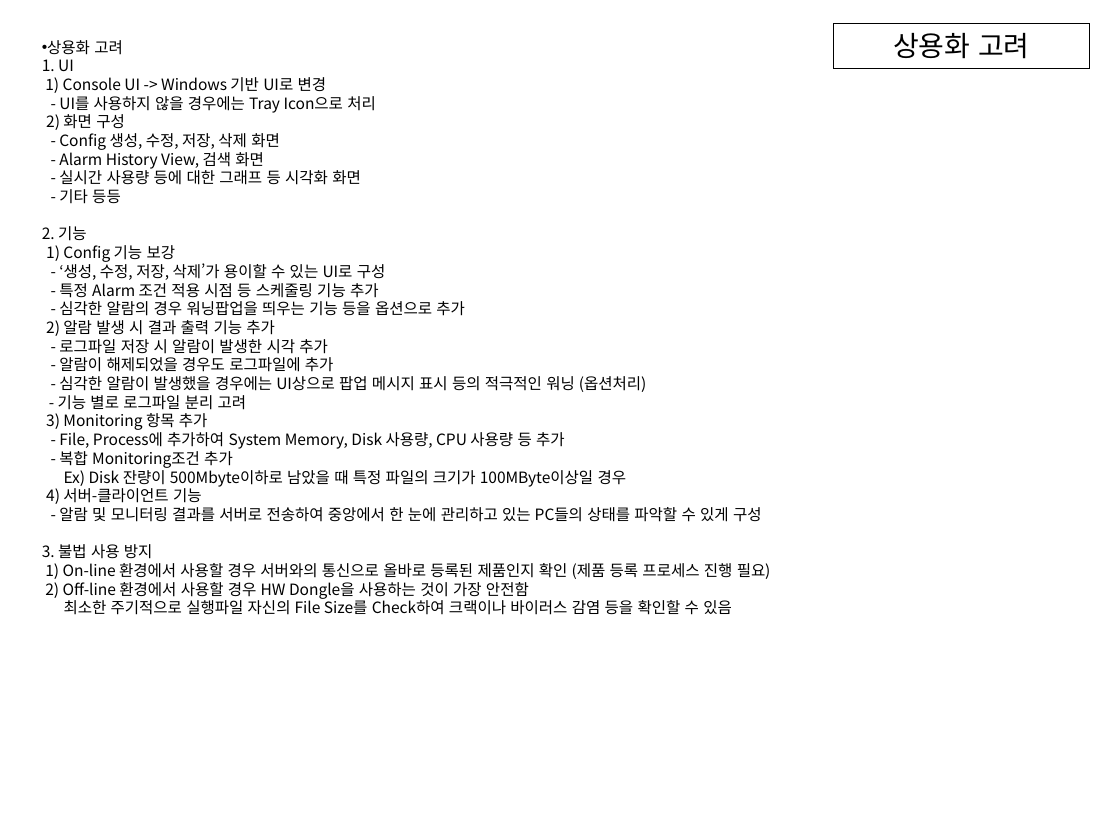
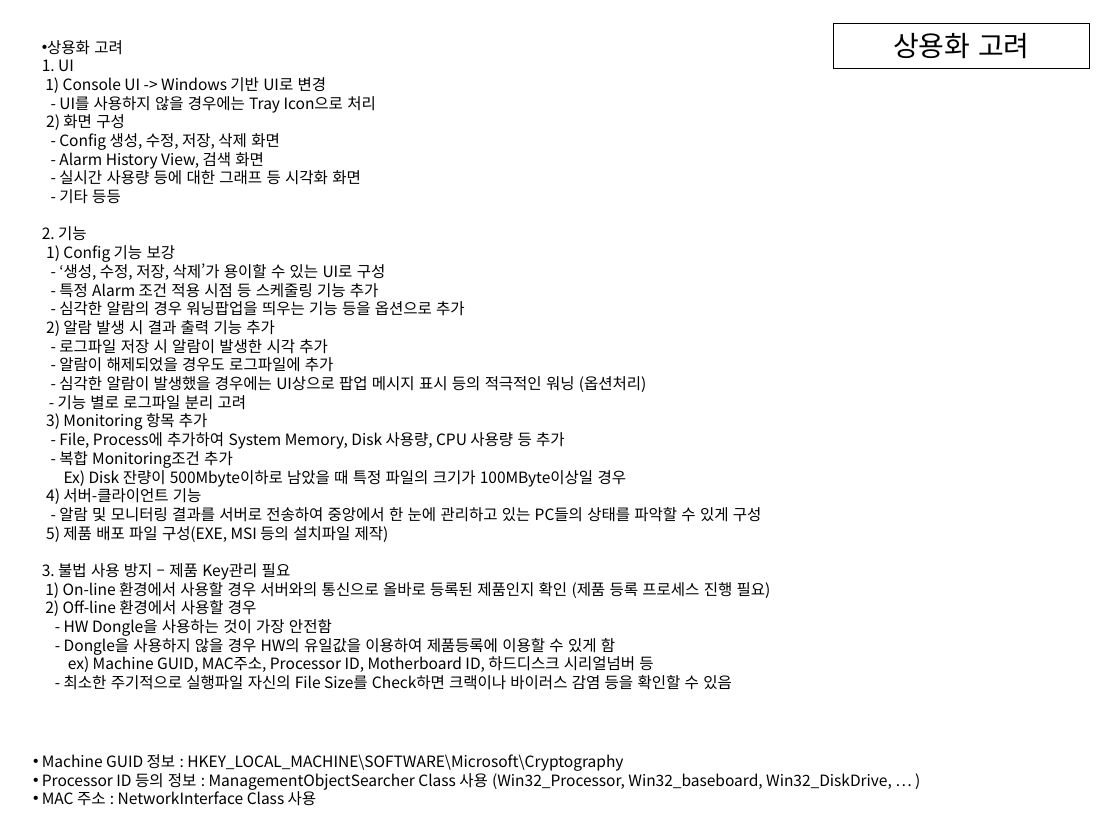
Before and after one commit to ambidext/CS_ConsoleGit, a slide deck: slide 13 of Monitoring/fc.pptx. Drawn at 1120x840 pixels with LibreOffice and Linux fonts; fonts in the diff are those of the drawing. Boxes give left, top, right and bottom in pixels: in the first picture for what was removed or moved away, otherwise in the second. Text is boxed around its words. In the diff, an @@ line names an element or a change of style, - is before the commit and + after.

```diff
--- a/Monitoring/fc.pptx
+++ b/Monitoring/fc.pptx
@@ text at box(42, 40, 771, 690): text changed @@
-• 상용화 고려
-  1. UI
-  1) Console UI -> Windows 기반 UI로 변경
-  - UI를 사용하지 않을 경우에는 Tray Icon으로 처리
-  2) 화면 구성
-  - Config 생성, 수정, 저장, 삭제 화면
-  - Alarm History View, 검색 화면
-  - 실시간 사용량 등에 대한 그래프 등 시각화 화면
-  - 기타 등등
-  2. 기능
-  1) Config 기능 보강
-  - ‘생성, 수정, 저장, 삭제’가 용이할 수 있는 UI로 구성
-  - 특정 Alarm 조건 적용 시점 등 스케줄링 기능 추가
-  - 심각한 알람의 경우 워닝팝업을 띄우는 기능 등을 옵션으로 추가
-  2) 알람 발생 시 결과 출력 기능 추가
-  - 로그파일 저장 시 알람이 발생한 시각 추가
-  - 알람이 해제되었을 경우도 로그파일에 추가
-  - 심각한 알람이 발생했을 경우에는 UI상으로 팝업 메시지 표시 등의 적극적인 워닝 (옵션처리)
-  - 기능 별로 로그파일 분리 고려
-  3) Monitoring 항목 추가
-  - File, Process에 추가하여 System Memory, Disk 사용량, CPU 사용량 등 추가
-  - 복합 Monitoring조건 추가
-  Ex) Disk 잔량이 500Mbyte이하로 남았을 때 특정 파일의 크기가 100MByte이상일 경우
-  4) 서버-클라이언트 기능
-  - 알람 및 모니터링 결과를 서버로 전송하여 중앙에서 한 눈에 관리하고 있는 PC들의 상태를 파악할 수 있게 구성
-3. 불법 사용 방지
-1) On-line 환경에서 사용할 경우 서버와의 통신으로 올바로 등록된 제품인지 확인 (제품 등록 프로세스 진행 필요)
-2) Off-line 환경에서 사용할 경우 HW Dongle을 사용하는 것이 가장 안전함
-최소한 주기적으로 실행파일 자신의 File Size를 Check하여 크랙이나 바이러스 감염 등을 확인할 수 있음
+• 상용화 고려
+  1. UI
+  1) Console UI -> Windows 기반 UI로 변경
+  - UI를 사용하지 않을 경우에는 Tray Icon으로 처리
+  2) 화면 구성
+  - Config 생성, 수정, 저장, 삭제 화면
+  - Alarm History View, 검색 화면
+  - 실시간 사용량 등에 대한 그래프 등 시각화 화면
+  - 기타 등등
+  2. 기능
+  1) Config 기능 보강
+  - ‘생성, 수정, 저장, 삭제’가 용이할 수 있는 UI로 구성
+  - 특정 Alarm 조건 적용 시점 등 스케줄링 기능 추가
+  - 심각한 알람의 경우 워닝팝업을 띄우는 기능 등을 옵션으로 추가
+  2) 알람 발생 시 결과 출력 기능 추가
+  - 로그파일 저장 시 알람이 발생한 시각 추가
+  - 알람이 해제되었을 경우도 로그파일에 추가
+  - 심각한 알람이 발생했을 경우에는 UI상으로 팝업 메시지 표시 등의 적극적인 워닝 (옵션처리)
+  - 기능 별로 로그파일 분리 고려
+  3) Monitoring 항목 추가
+  - File, Process에 추가하여 System Memory, Disk 사용량, CPU 사용량 등 추가
+  - 복합 Monitoring조건 추가
+  Ex) Disk 잔량이 500Mbyte이하로 남았을 때 특정 파일의 크기가 100MByte이상일 경우
+  4) 서버-클라이언트 기능
+  - 알람 및 모니터링 결과를 서버로 전송하여 중앙에서 한 눈에 관리하고 있는 PC들의 상태를 파악할 수 있게 구성
+  5) 제품 배포 파일 구성(EXE, MSI 등의 설치파일 제작)
+3. 불법 사용 방지 – 제품 Key관리 필요
+1) On-line 환경에서 사용할 경우 서버와의 통신으로 올바로 등록된 제품인지 확인 (제품 등록 프로세스 진행 필요)
+2) Off-line 환경에서 사용할 경우
+- HW Dongle을 사용하는 것이 가장 안전함
+- Dongle을 사용하지 않을 경우 HW의 유일값을 이용하여 제품등록에 이용할 수 있게 함
+ex) Machine GUID, MAC주소, Processor ID, Motherboard ID, 하드디스크 시리얼넘버 등
+- 최소한 주기적으로 실행파일 자신의 File Size를 Check하면 크랙이나 바이러스 감염 등을 확인할 수 있음
@@ text added at box(42, 754, 892, 806), 10 pt, text #000000 @@
+• Machine GUID 정보 : HKEY_LOCAL_MACHINE\SOFTWARE\Microsoft\Cryptography
+• Processor ID 등의 정보 : ManagementObjectSearcher Class 사용 (Win32_Processor, Win32_baseboard, Win32_DiskDrive, … )
+• MAC 주소 : NetworkInterface Class 사용
```
Also in this commit, not shown: 6 other files.
